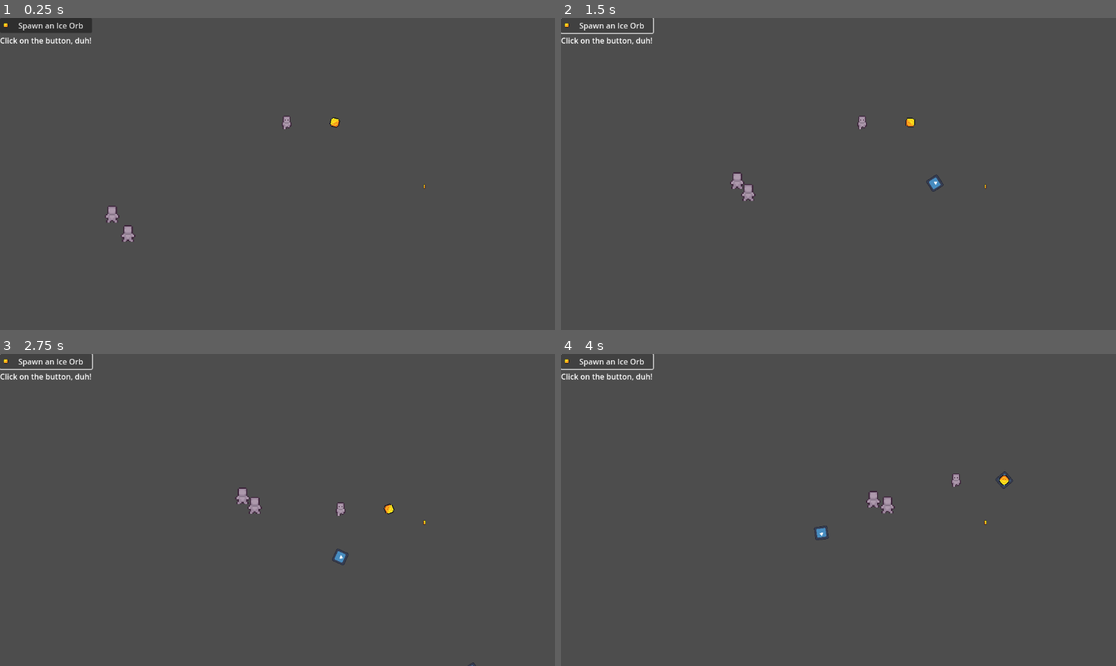
Above: before the commit, frames 1-4 (two rows, left to right).
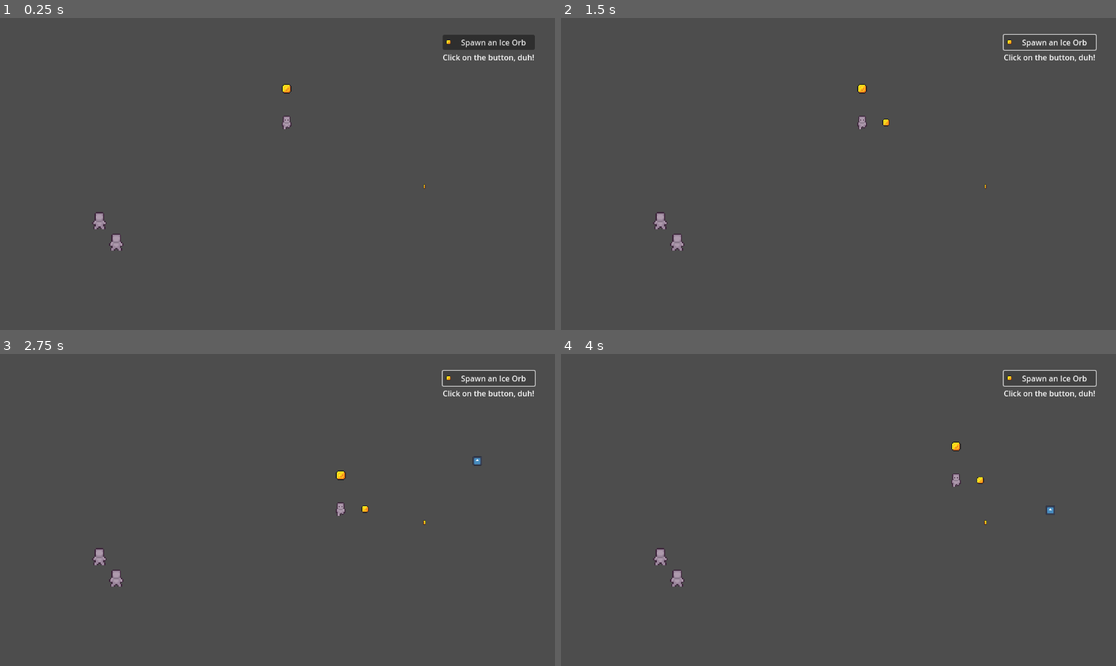
Above: after the commit, the same moments.

Repository: ImperatusGames/TopDownGame
Game: Godot game, scene res://game.tscn
The game is run twice, just before and just after one commit, with the same random seed, the same clock (stepped at 60 frames per second) and the same inputs. The engine's default icon, where the game draws it, is replaced by a stand-in: a white triangle on a blue panel in a dark square.
Inputs:
- Up to frame 1 (0.25 s): no input
- Up to frame 2 (1.5 s): click "Spawn an Ice Orb" at 0.5 s; hold D (move_right) from 1.28 s (still down)
- Up to frame 3 (2.75 s): release D (move_right) at 2.03 s; hold S (move_down) from 2.03 s (still down)
- Up to frame 4 (4 s): release S (move_down) at 2.78 s; hold D (move_right) 2.78-3.53 s; hold W (move_up) from 3.53 s (still down)

The runs differ from the first frame. In frame 1, 2.3% of the frame differs, in the area x 0-97%, y 0-75%; in frame 2, 1.3%; in frame 3, 1.4%; in frame 4, 1.4%.
Error before the commit: Invalid access to property or key 'global_position' on a base object of type 'PackedScene'. (res://orb_spawn.gd:11)

Commit message:
1/29 Update
Fire Orb fixed
Orb Spawn working
Lightning Orb added (Damage NYI)

Diff:
--- a/enemies/zombie.gd
+++ b/enemies/zombie.gd
@@ -1,6 +1,6 @@
 extends CharacterBody2D
 
-@onready var player = get_node("/root/Level/Player")
+@onready var player = get_node("/root/Game/Player")
 
 func _ready() -> void:
 	$HealthComponent.health_empty.connect(_on_health_empty)
@@ -8,7 +8,7 @@
 func _physics_process(_delta: float) -> void:
 	var direction = global_position.direction_to(player.global_position)
 	velocity = direction * %VelocityComponent.current_speed
-	move_and_slide()
+	#move_and_slide()
 
 func _on_health_empty():
 	#print("Dead unit")
--- /dev/null
+++ b/game.gd
@@ -0,0 +1,16 @@
+extends Node2D
+
+#@onready var ice_orb_button = preload("res://orb_spawn.gd")
+@onready var player = get_node("/root/Game/Player")
+@onready var ice_button = $OrbSpawn.get_node("Button")
+
+func _ready() -> void:
+	ice_button.pressed.connect(_ice_orb_spawn_pressed)
+
+func _ice_orb_spawn_pressed():
+	const ICE_ORB = preload("res://player/weapons/ice_orb.tscn")
+	var new_orb = ICE_ORB.instantiate()
+	#new_orb.global_position = player.global_position
+	#new_orb.global_rotation = player.global_rotation
+	player.add_child(new_orb)
+	print("New Ice Orb spawned at " + str(new_orb.global_position))
--- a/game.tscn
+++ b/game.tscn
@@ -1,11 +1,13 @@
-[gd_scene load_steps=5 format=3 uid="uid://cib2trgltqr2v"]
+[gd_scene load_steps=6 format=3 uid="uid://cib2trgltqr2v"]
 
 [ext_resource type="PackedScene" uid="uid://cs7snk0ujxfjr" path="res://player/player.tscn" id="1_jdka2"]
+[ext_resource type="Script" path="res://game.gd" id="1_qu5d8"]
 [ext_resource type="PackedScene" uid="uid://db44ncf08m8q8" path="res://enemies/zombie.tscn" id="2_841bp"]
 [ext_resource type="PackedScene" uid="uid://cm71qkqjauy36" path="res://assets/xp_coin.tscn" id="3_rsvab"]
 [ext_resource type="PackedScene" uid="uid://bpukm82q4ktld" path="res://orb_spawn.tscn" id="4_rxucg"]
 
-[node name="Level" type="Node2D"]
+[node name="Game" type="Node2D"]
+script = ExtResource("1_qu5d8")
 
 [node name="Player" parent="." instance=ExtResource("1_jdka2")]
 position = Vector2(595, 217)
@@ -20,3 +22,8 @@
 position = Vector2(881, 350)
 
 [node name="OrbSpawn" parent="." instance=ExtResource("4_rxucg")]
+unique_name_in_owner = true
+offset_left = 919.0
+offset_top = 35.0
+offset_right = 1110.0
+offset_bottom = 93.0
--- a/orb_spawn.gd
+++ b/orb_spawn.gd
@@ -1,12 +1,9 @@
 extends VBoxContainer
 
-@onready var ice_orb = preload("res://player/weapons/ice_orb.tscn")
-@onready var player = preload("res://player/player.tscn")
+signal spawn_ice_orb
 
 func _ready() -> void:
 	%Button.pressed.connect(_button_pressed)
 
 func _button_pressed():
-	ice_orb.instantiate()
-	ice_orb.global_position = player.global_position
-	ice_orb.add_to_group("Player")
+	spawn_ice_orb.emit()
--- a/player/player.tscn
+++ b/player/player.tscn
@@ -5,7 +5,7 @@
 [ext_resource type="Texture2D" uid="uid://bhocepugo503t" path="res://assets/Prototype_Character.png" id="3_7i35b"]
 [ext_resource type="PackedScene" uid="uid://d1bym2dtxelqs" path="res://components/velocity_component.tscn" id="5_bb5oc"]
 [ext_resource type="PackedScene" uid="uid://bbkhvvg2yjkrj" path="res://components/hurt_box_component.tscn" id="6_5dtbf"]
-[ext_resource type="PackedScene" uid="uid://cc7ijf3m2tx01" path="res://player/weapons/fire_orb.tscn" id="6_hcfog"]
+[ext_resource type="PackedScene" uid="uid://d3etibl6tufl3" path="res://player/weapons/lightning_orb.tscn" id="6_mkvma"]
 
 [sub_resource type="AtlasTexture" id="AtlasTexture_qpmp7"]
 atlas = ExtResource("3_7i35b")
@@ -79,4 +79,4 @@
 position = Vector2(0, 2)
 shape = SubResource("CircleShape2D_ho3ti")
 
-[node name="FireOrb" parent="." instance=ExtResource("6_hcfog")]
+[node name="LightningOrb" parent="." instance=ExtResource("6_mkvma")]
--- a/player/weapons/fire_orb.gd
+++ b/player/weapons/fire_orb.gd
@@ -13,10 +13,10 @@
 func shoot():
 	const FIREBALL = preload("res://player/weapons/fireball.tscn")
 	var new_fireball = FIREBALL.instantiate()
-	new_fireball.global_position = %ShootingPoint.global_position
-	new_fireball.global_rotation = %ShootingPoint.global_rotation
+	new_fireball.global_position = %FireOrbSprite.global_position
+	new_fireball.global_rotation = %FireOrbSprite.global_rotation
 	new_fireball.damage += damage
-	%ShootingPoint.add_child(new_fireball)
+	%FireOrbSprite.add_child(new_fireball)
 
 func _on_timer_timeout() -> void:
 	shoot()
--- a/player/weapons/fire_orb.tscn
+++ b/player/weapons/fire_orb.tscn
@@ -4,7 +4,7 @@
 [ext_resource type="Script" path="res://player/weapons/fire_orb.gd" id="1_bpap3"]
 
 [sub_resource type="CircleShape2D" id="CircleShape2D_7el5h"]
-radius = 50.0899
+radius = 45.0
 
 [node name="FireOrb" type="Area2D"]
 collision_layer = 0
@@ -16,11 +16,12 @@
 
 [node name="ShootingPoint" type="Marker2D" parent="."]
 unique_name_in_owner = true
-position = Vector2(50, 0)
 
 [node name="FireOrbSprite" type="Sprite2D" parent="ShootingPoint"]
 unique_name_in_owner = true
 texture_filter = 1
+position = Vector2(45, 0)
+scale = Vector2(0.75, 0.75)
 texture = ExtResource("1_32cyv")
 
 [node name="Timer" type="Timer" parent="."]
--- a/player/weapons/fireball.tscn
+++ b/player/weapons/fireball.tscn
@@ -4,7 +4,7 @@
 [ext_resource type="Texture2D" uid="uid://cp6gi6r4yrvmd" path="res://icon.svg" id="2_vlb2s"]
 
 [sub_resource type="CircleShape2D" id="CircleShape2D_7l6hj"]
-radius = 18.0278
+radius = 16.0
 
 [node name="Fireball" type="Area2D"]
 top_level = true
@@ -14,7 +14,7 @@
 script = ExtResource("1_dxmhq")
 
 [node name="Icon" type="Sprite2D" parent="."]
-scale = Vector2(0.289063, 0.289063)
+scale = Vector2(0.25, 0.25)
 texture = ExtResource("2_vlb2s")
 
 [node name="CollisionShape2D" type="CollisionShape2D" parent="."]
--- a/player/weapons/ice_orb.tscn
+++ b/player/weapons/ice_orb.tscn
@@ -20,6 +20,7 @@
 [node name="IceOrbSprite" type="Sprite2D" parent="WeaponPivot"]
 texture_filter = 1
 position = Vector2(25, 0)
+scale = Vector2(0.75, 0.75)
 texture = ExtResource("1_px8eg")
 
 [node name="ShootingPoint" type="Marker2D" parent="WeaponPivot/IceOrbSprite"]
--- /dev/null
+++ b/player/weapons/lightning_orb.gd
@@ -0,0 +1,43 @@
+extends Area2D
+
+var upgrade_level = 1
+var damage = 1
+
+func _ready() -> void:
+	$Timer.timeout.connect(_on_timer_timeout)
+
+func _on_timer_timeout():
+	lightning_strike()
+
+func lightning_strike():
+	var overlapping_enemies = get_overlapping_bodies()
+	if overlapping_enemies.size() > 0:
+		var random_enemy = randi_range(0, overlapping_enemies.size() - 1)
+		var enemy_position = overlapping_enemies[random_enemy].global_position
+		#var enemy = get_tree().get_first_node_in_group("Enemy")
+		print(enemy_position)
+		#print(overlapping_enemies.size())
+
+		var bolt = Line2D.new()
+		bolt.width = 3
+		bolt.default_color = Color(255, 255, 0, 1)
+		$ShootingPoint.add_child(bolt)
+
+		bolt.add_point(Vector2.ZERO)
+		#bolt.add_point(Vector2(200,0))
+		bolt.add_point((enemy_position - $ShootingPoint.global_position) / 2)
+		#bolt.add_point(enemy.global_position - $ShootingPoint.global_position)
+		print(bolt.points)
+
+	#TODO Look at a Tween in order to create a way to queue_free the line after X time has passed
+	#TODO Add damage
+
+	#for enemy in overlapping_enemies:
+		#if enemy.has_node("DamageComponent") == true:
+			#damage_rate += enemy.get_node("DamageComponent").current_damage_rate
+			#print("Damage component exists")
+			#print(damage_rate)
+
+	#if overlapping_enemies.size() > 0:
+		#%HealthComponent.current_health -= damage_rate * delta
+		#print(%HealthComponent.current_health)
--- /dev/null
+++ b/player/weapons/lightning_orb.tscn
@@ -0,0 +1,29 @@
+[gd_scene load_steps=4 format=3 uid="uid://d3etibl6tufl3"]
+
+[ext_resource type="Script" path="res://player/weapons/lightning_orb.gd" id="1_v62ky"]
+[ext_resource type="Texture2D" uid="uid://df0orqwrq6bsk" path="res://assets/coin_single.png" id="2_ol4d8"]
+
+[sub_resource type="CircleShape2D" id="CircleShape2D_7tm0h"]
+radius = 177.0
+
+[node name="LightningOrb" type="Area2D"]
+collision_layer = 4
+collision_mask = 4
+script = ExtResource("1_v62ky")
+
+[node name="CollisionShape2D" type="CollisionShape2D" parent="."]
+unique_name_in_owner = true
+shape = SubResource("CircleShape2D_7tm0h")
+
+[node name="ShootingPoint" type="Marker2D" parent="."]
+unique_name_in_owner = true
+position = Vector2(0, -35)
+
+[node name="LightningOrb" type="Sprite2D" parent="ShootingPoint"]
+texture_filter = 1
+texture = ExtResource("2_ol4d8")
+
+[node name="Timer" type="Timer" parent="."]
+unique_name_in_owner = true
+wait_time = 2.0
+autostart = true
